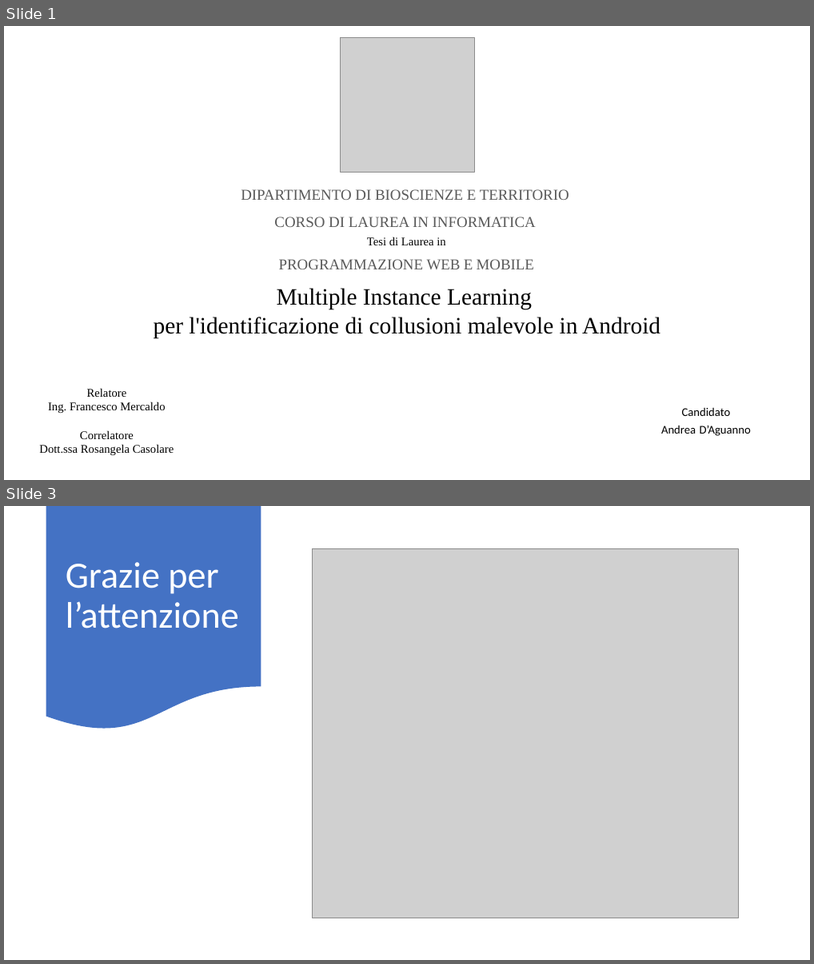
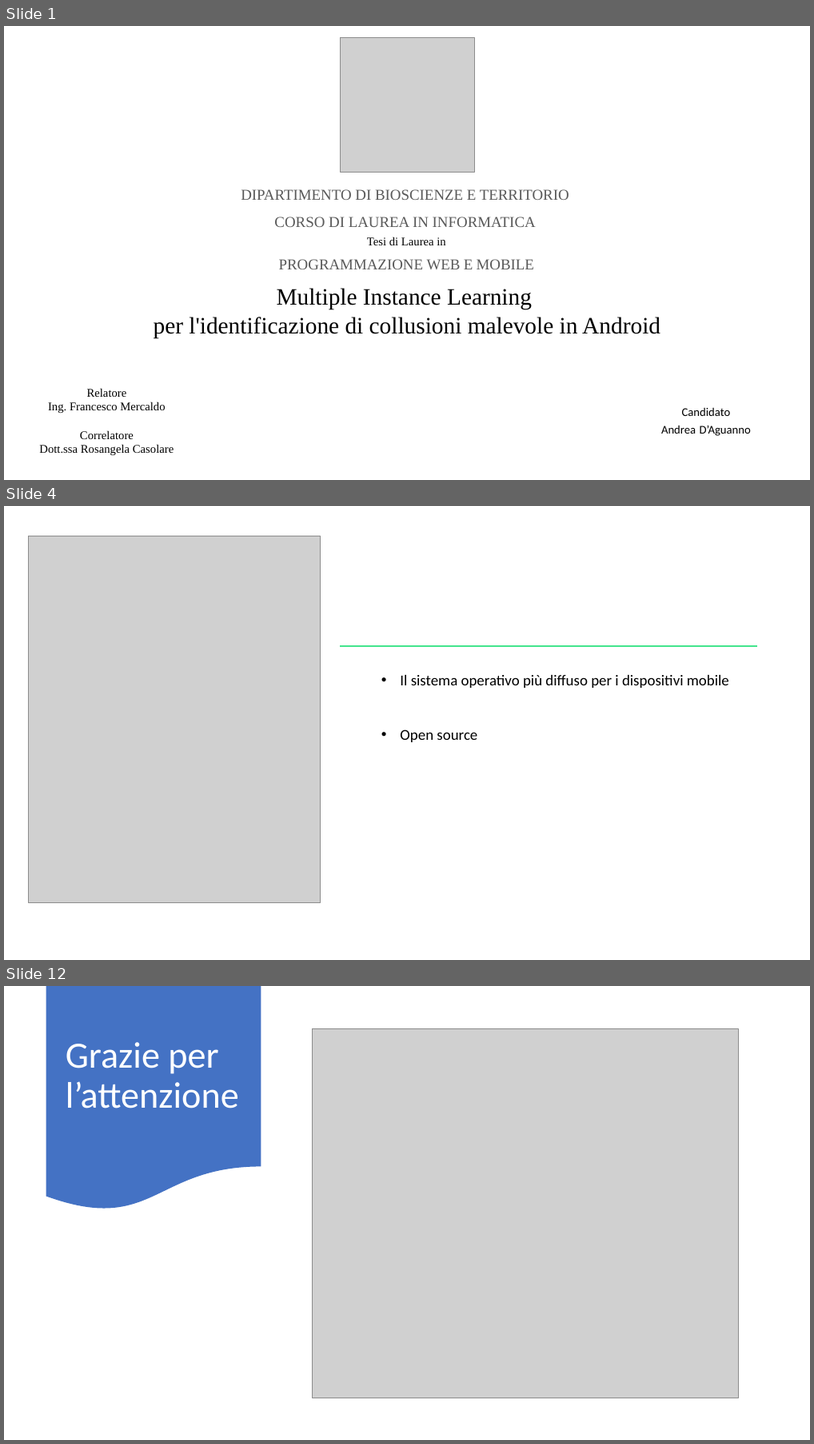
Before and after one commit to AndreaDagg/Multiple-instance-learning-for-identifying-malicious-collusion-in-Android, a slide deck: Documentation/Presentazione.pptx. Shown one above the other, each under a label of ours: slides 1 and 3 before the commit, slides 1, 4 and 12 after it; the slides between them are not shown. The pictures are 814x964 and 814x1444 pixels, drawn with LibreOffice and Linux fonts; fonts in the diff are those of the drawing; grey boxes stand for pictures. Boxes give left, top, right and bottom in pixels: in the first picture for what was removed or moved away, otherwise in the second. Text is boxed around its words. In the diff, an @@ line names an element or a change of style, - is before the commit and + after.

```diff
--- a/Documentation/Presentazione.pptx
+++ b/Documentation/Presentazione.pptx
@@ slide 4 added at (4,506,810,960), background #FFFFFF @@
@@ picture added at (28,536,321,902) @@
@@ line added from (340, 646) to (758, 646), #43E58D 1.5 pt @@
@@ text added at (400,675,730,742), 18 pt, text #000000 @@
+• Il sistema operativo più diffuso per i dispositivi mobile
+• Open source
@@ what was slide 3 is now slide 12 @@
```
Also in this commit, not shown: 1 slide changed, 9 other slides added, 1 slide removed, 1 other file.
